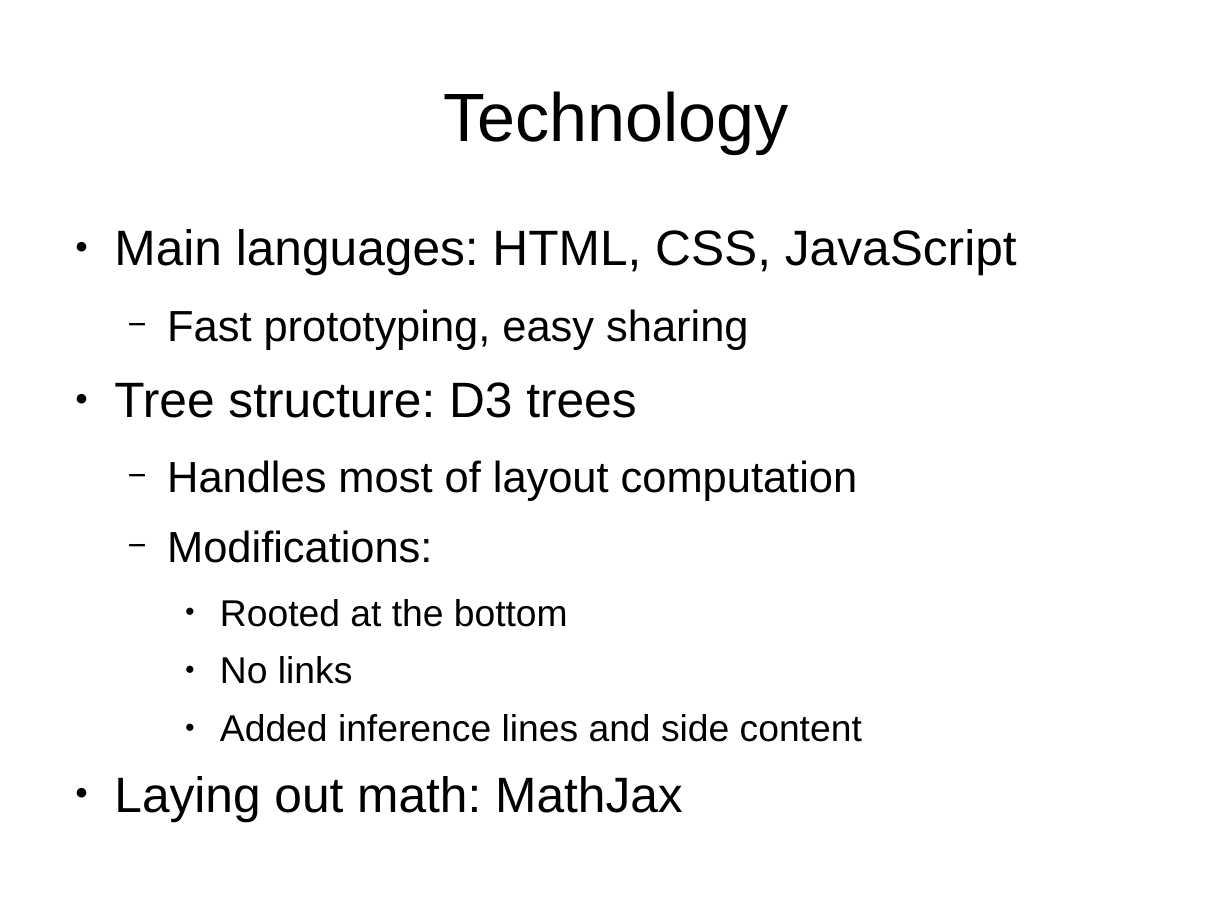
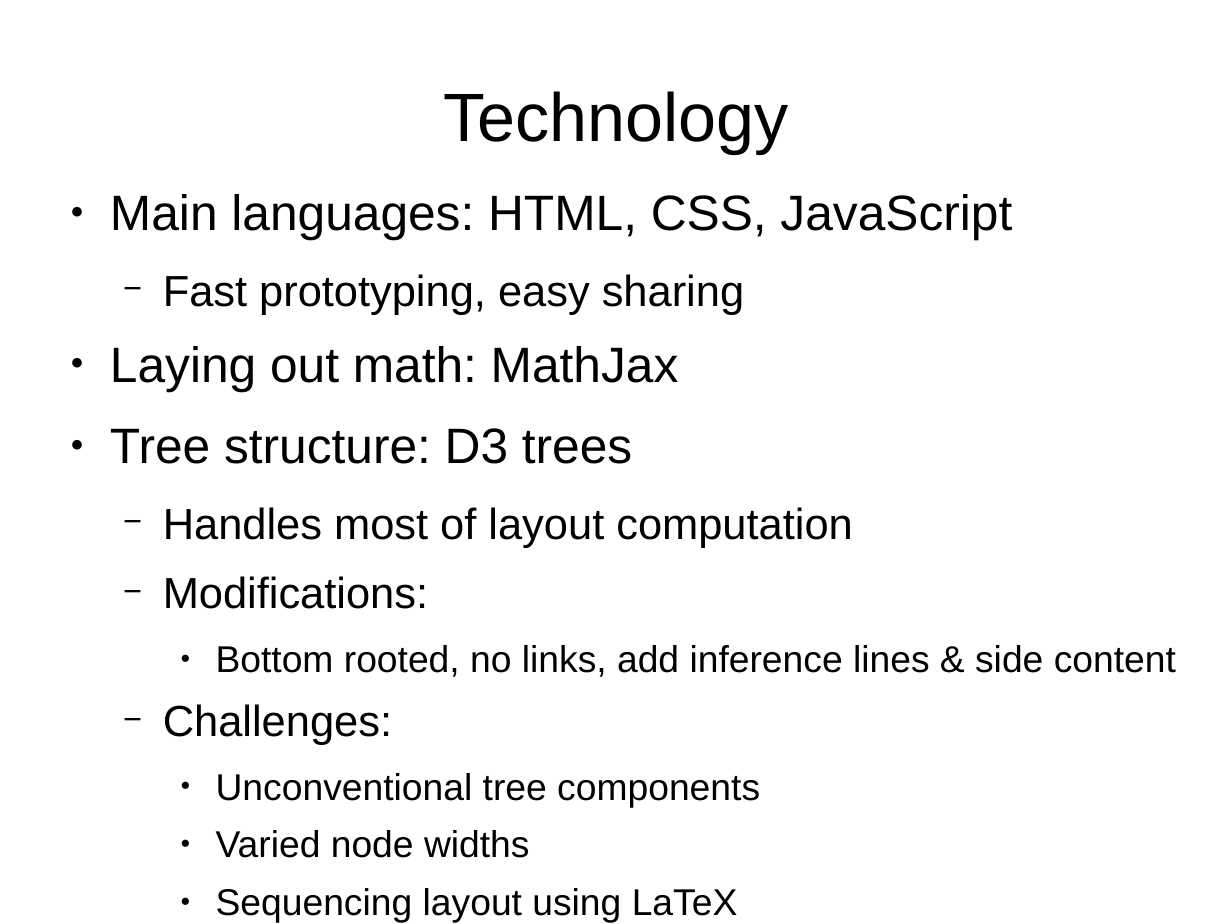
Before and after one commit to seachel/Treehehe, a slide deck: slide 7 of Presentation/VA_presentation.odp. Drawn at 1232x924 pixels with LibreOffice and Linux fonts; fonts in the diff are those of the drawing. Boxes give left, top, right and bottom in pixels: in the first picture for what was removed or moved away, otherwise in the second. Text is boxed around its words. In the diff, an @@ line names an element or a change of style, - is before the commit and + after.

```diff
--- a/Presentation/VA_presentation.odp
+++ b/Presentation/VA_presentation.odp
@@ text "Main languages: HTML, CSS, JavaScript": place and size @@
-text "Main languages: HTML, CSS, JavaScript" at [114,229,1017,821]
+text "Main languages: HTML, CSS, JavaScript" at [110,194,1176,923]
@@ text at [110,346,679,391]: paragraph added @@
+● Laying out math: MathJax
@@ text at [163,645,1176,923]: text changed @@
-    ● Rooted at the bottom
-    ● No links
-    ● Added inference lines and side content
-● Laying out math: MathJax
+    ● Bottom rooted, no links, add inference lines & side content
+  − Challenges:
+    ● Unconventional tree components
+    ● Varied node widths
+    ● Sequencing layout using LaTeX
```
Also in this commit, not shown: 5 other slides changed.
